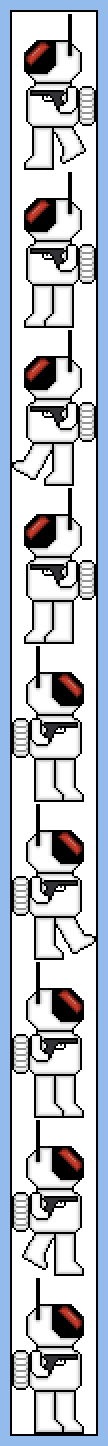
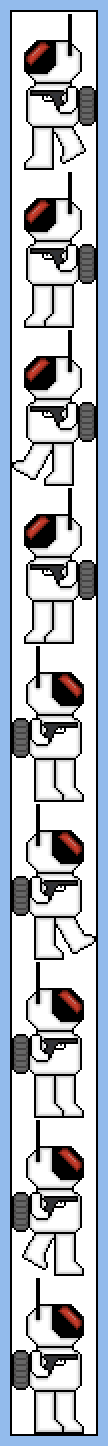
Revision of a layered 108×1446 image; what changed, layer by layer:
painted on "spriteSheetAstraunaute.png" over [14,88,94,1388]
